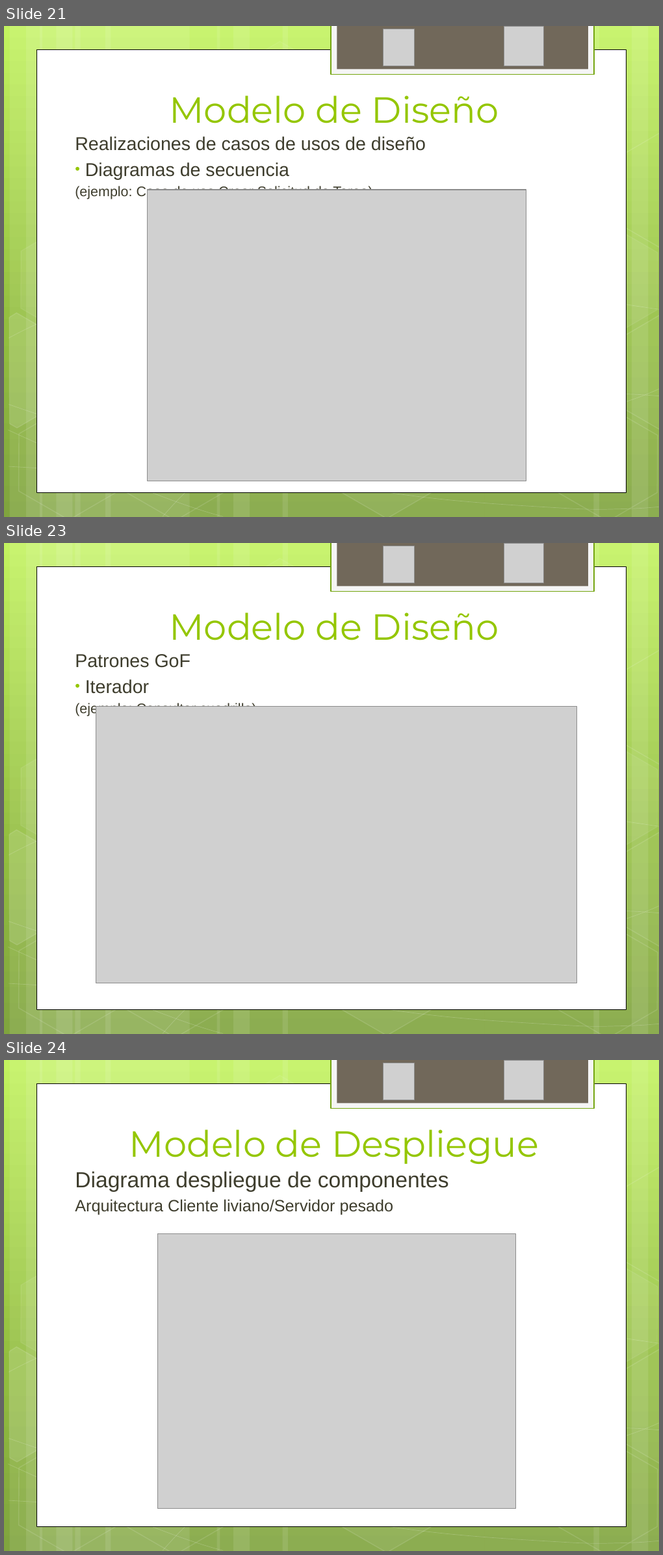
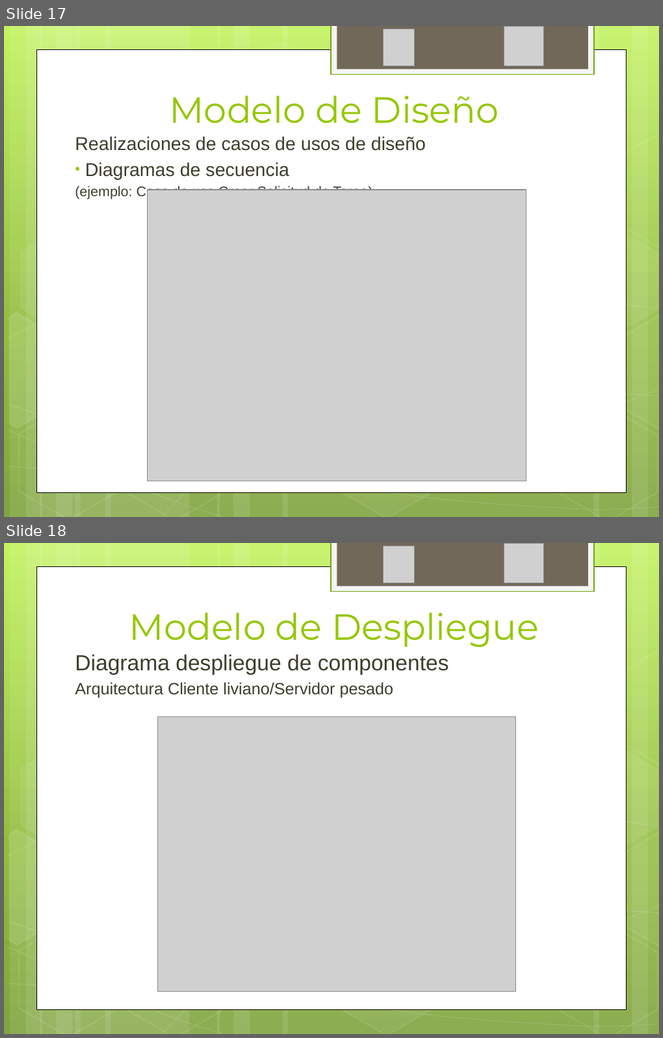
Before and after one commit to ptissera/habilitacion-profesional-2012-4k4, a slide deck: Documentacion/Proyecto/Presentacion Final/Exposicion Final.pptx. Shown one above the other, each under a label of ours: slides 21, 23 and 24 before the commit, slides 17 and 18 after it; the slides between them are not shown. The pictures are 663x1555 and 663x1038 pixels, drawn with LibreOffice and Linux fonts; fonts in the diff are those of the drawing; grey boxes stand for pictures. Boxes give left, top, right and bottom in pixels: in the first picture for what was removed or moved away, otherwise in the second. Text is boxed around its words. In the diff, an @@ line names an element or a change of style, - is before the commit and + after.

```diff
--- a/Documentacion/Proyecto/Presentacion Final/Exposicion Final.pptx
+++ b/Documentacion/Proyecto/Presentacion Final/Exposicion Final.pptx
@@ slide 23 removed at (4, 543, 659, 1034), background gradient #C3F35F to #93BF3F to #81A53E; not listed: 31 template elements that a slide beside it also shows @@
@@ picture removed at (384, 546, 415, 583) @@
@@ picture removed at (504, 544, 545, 583) @@
@@ title removed at (170, 613, 499, 641) @@
-Modelo de Diseño
@@ text removed at (75, 654, 256, 717) @@
-Patrones GoF
-• Iterador
-(ejemplo: Consultar cuadrilla)
@@ picture removed at (96, 707, 577, 983) @@
@@ what was slide 21 is now slide 17 @@
@@ what was slide 24 is now slide 18 @@
```
Also in this commit, not shown: 14 slides changed, 3 slides added, 10 other slides removed.
